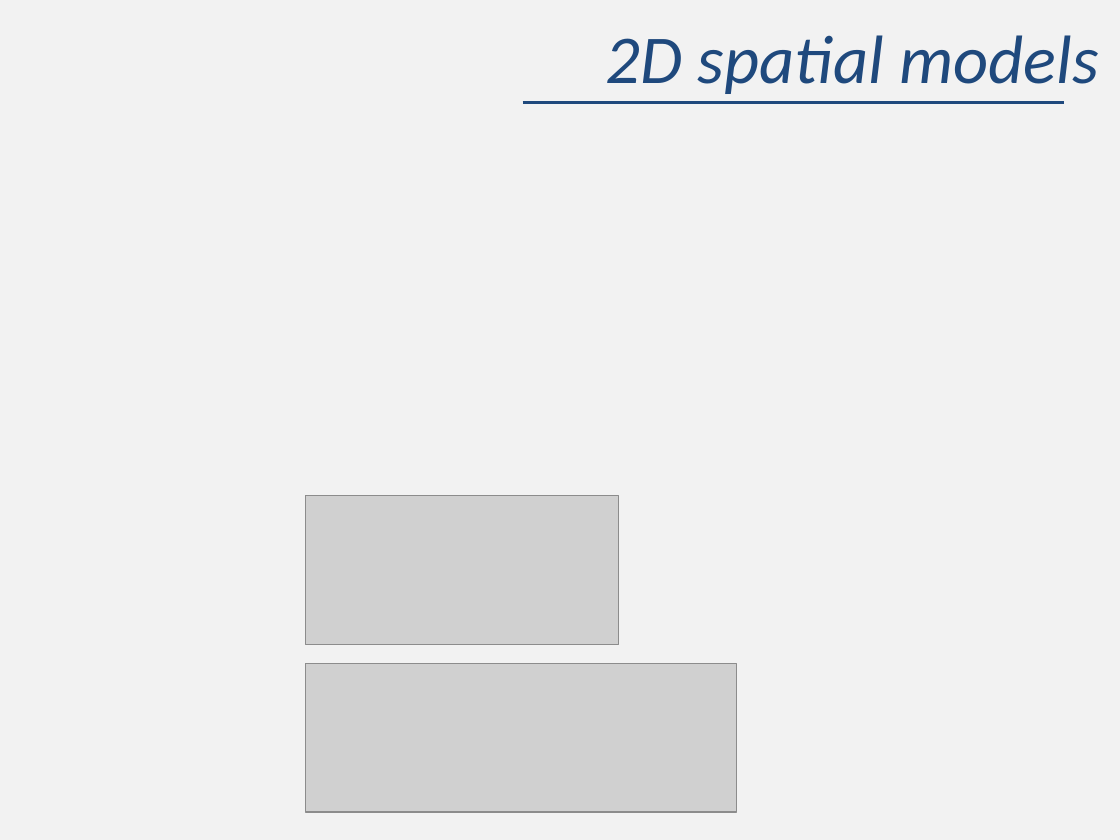
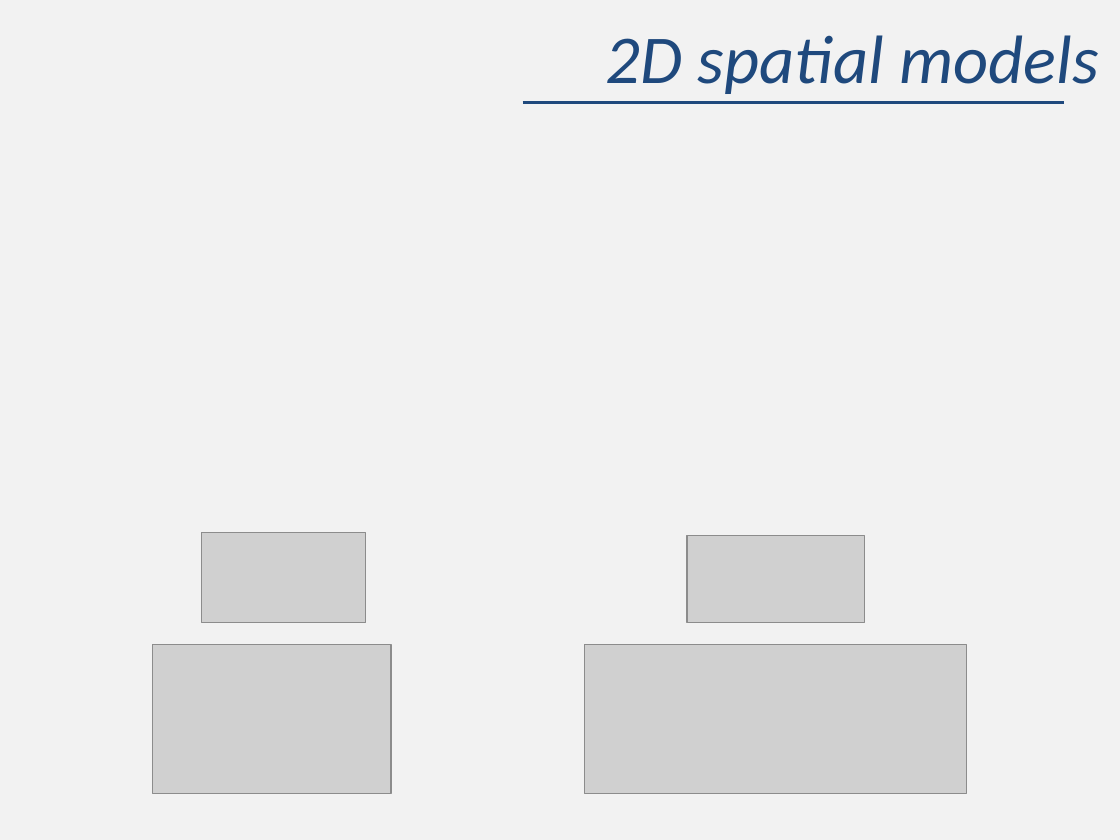
Before and after one commit to James-Thorson/2018_FSH556, a slide deck: slide 8 of Week 6 -- 2D spatial models/Lecture/Lecture 6 -- 2D spatial models.pptx. Drawn at 1120x840 pixels with LibreOffice and Linux fonts; fonts in the diff are those of the drawing; grey boxes stand for pictures; background and template pictures are left out. Boxes give left, top, right and bottom in pixels: in the first picture for what was removed or moved away, otherwise in the second. Text is boxed around its words. In the diff, an @@ line names an element or a change of style, - is before the commit and + after.

```diff
--- a/Week 6 -- 2D spatial models/Lecture/Lecture 6 -- 2D spatial models.pptx
+++ b/Week 6 -- 2D spatial models/Lecture/Lecture 6 -- 2D spatial models.pptx
@@ picture removed at [305, 496, 618, 645] @@
@@ picture added at [202, 533, 366, 623] @@
@@ picture added at [687, 535, 864, 623] @@
@@ picture added at [152, 645, 391, 794] @@
@@ picture added at [585, 645, 967, 794] @@
@@ picture removed at [305, 663, 736, 812] @@
```
Also in this commit, not shown: 4 other slides changed.
